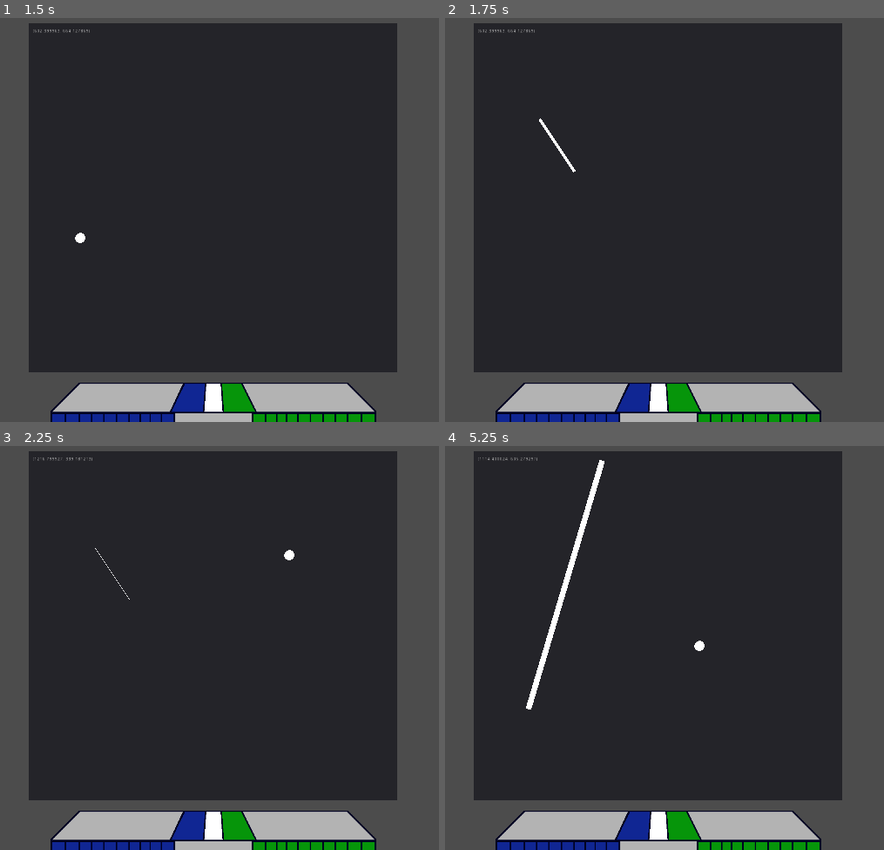
Above: before the commit, frames 1-4 (two rows, left to right).
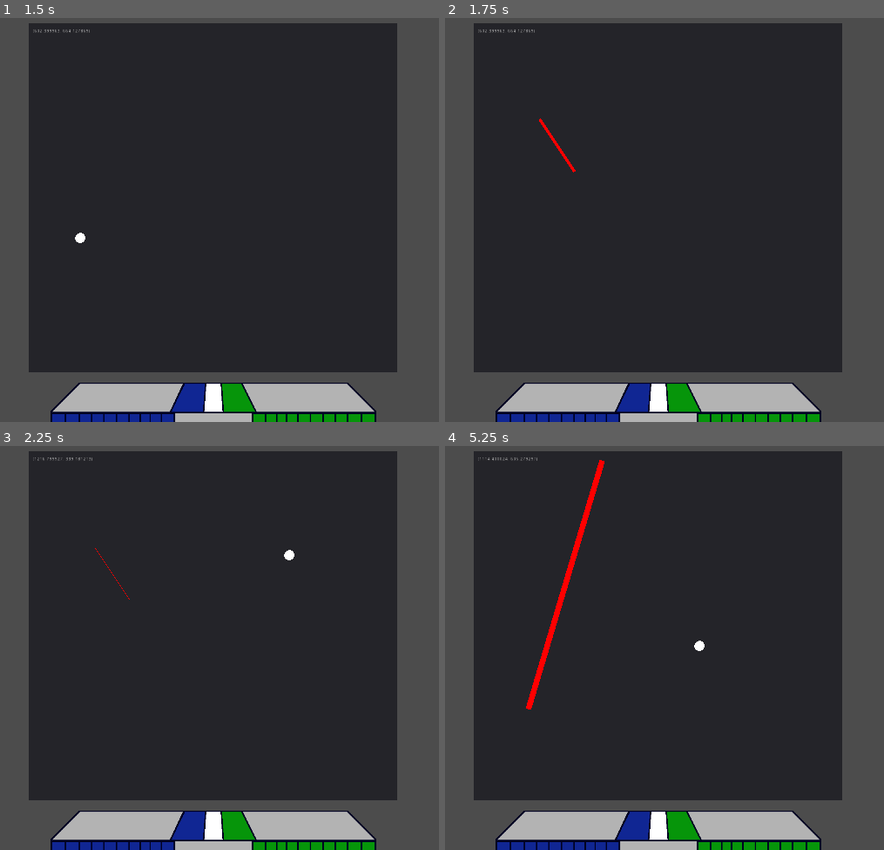
Above: after the commit, the same moments.

Repository: GlassShatter/TSAFencingProject
Game: Godot game, scene res://SceneMain.tscn
Two runs of this game, one before a commit and one after it. Both use one fixed random seed, a clock stepped at 60 frames per second and the inputs below.
Inputs (mouse positions are in pixels of both pictures, inside the frame that each line leads up to):
- Up to frame 1 (1.5 s): tap Enter at 0.5 s; move the mouse to (373, 195) at 0.52 s; click (373, 195) at 0.67 s; tap Space at 1.25 s; move the mouse to (79, 236) at 1.27 s; click (79, 236) at 1.42 s
- Up to frame 2 (1.75 s): no input
- Up to frame 3 (2.25 s): move the mouse to (289, 555) at 2.02 s; click (289, 555) at 2.17 s
- Up to frame 4 (5.25 s): tap Enter at 2.75 s; move the mouse to (629, 728) at 2.77 s; click (629, 728) at 2.92 s; tap Space at 3.5 s; move the mouse to (875, 708) at 3.52 s; click (875, 708) at 3.67 s; move the mouse to (453, 583) at 4.27 s; click (453, 583) at 4.42 s; move the mouse to (699, 643) at 5.02 s; click (699, 643) at 5.17 s

Frame 1 is identical in both runs. In frame 2, 0.1% of the frame differs, in the area x 21-30%, y 24-39%; in frame 3, less than 0.1%; in frame 4, 0.8%, in the area x 18-37%, y 3-66%.

Commit message:
Add files via upload

Diff:
--- /dev/null
+++ b/AttackLine.gd
@@ -0,0 +1,27 @@
+extends Node2D
+class_name AttackLine
+
+# Declare member variables here. Examples:
+var lineWidth = 30
+var lineDuration = 30
+var start = Vector2(0, 500)
+var end = Vector2(1000, 500)
+
+func _init(var start, var end):
+	self.start = start
+	self.end = end
+
+func _ready():
+	pass
+
+func _process(delta):
+	if (lineWidth > 0):
+		lineWidth -= 1
+	else:
+		queue_free()
+	update()
+
+func _draw():
+	draw_line(start, end, Color.gray, lineWidth)
+	draw_circle(start, lineWidth/2.0, Color.gray)
+	draw_circle(end, lineWidth/2.0, Color.gray)
--- /dev/null
+++ b/AttackLine.tscn
@@ -0,0 +1,6 @@
+[gd_scene load_steps=2 format=2]
+
+[ext_resource path="res://AttackLine.gd" type="Script" id=1]
+
+[node name="AttackLine" type="Node2D"]
+script = ExtResource( 1 )
--- a/Control.gd
+++ b/Control.gd
@@ -9,6 +9,7 @@
 var llines = []
 var rlines = []
 var inputs = []
+var enemySwipes = []
 
 func _input(event):
 	if event is InputEventMouseButton:
@@ -62,14 +63,14 @@
 		if llines[line-1][2] <= 0:
 			llines.remove(line-1)
 	if rClickHeld == true:
-		draw_line(startOfSlash, get_local_mouse_position(), Color.red, 30.0)
-		draw_circle(startOfSlash, 15.0,Color.red)
-		draw_circle(get_local_mouse_position(), 15.0,Color.red)
+		draw_line(startOfSlash, get_local_mouse_position(), Color.lightgray, 30.0)
+		draw_circle(startOfSlash, 15.0,Color.lightgray)
+		draw_circle(get_local_mouse_position(), 15.0,Color.lightgray)
 	for line in rlines.size():
 		if rlines[line][2] > 0:
-			draw_line(rlines[line][0],rlines[line][1],Color.red,30.0/(31.0-rlines[line][2]))
-			draw_circle(rlines[line][0],30.0/(31.0-rlines[line][2])/2.0,Color.red)
-			draw_circle(rlines[line][1],30.0/(31.0-rlines[line][2])/2.0,Color.red)
+			draw_line(rlines[line][0],rlines[line][1],Color.lightgray,30.0/(31.0-rlines[line][2]))
+			draw_circle(rlines[line][0],30.0/(31.0-rlines[line][2])/2.0,Color.lightgray)
+			draw_circle(rlines[line][1],30.0/(31.0-rlines[line][2])/2.0,Color.lightgray)
 			rlines[line][2] -= 1
 	for line in range(rlines.size(), 0, -1):
 		if rlines[line-1][2] <= 0:
@@ -78,8 +79,14 @@
 	#Enemy Input Processing
 	if get_node("EnemyControl").delay <= 0:
 		inputs.append(get_node("EnemyControl").enemyInput + [50])
+		var newRect = Rect2(Vector2(0,0),Vector2(10,10))
+		newRect.position = inputs[-1][0]
+		newRect.end = inputs[-1][1]
+
+		#enemySwipes.append(Rect2(inputs[-1][0]),Vector2(10,10))
+		#enemySwipes[-1].end = inputs[-1][1]
 	for line in inputs.size():
-		draw_line(inputs[line][0],inputs[line][1],Color.white,50/(51.0-inputs[line][2]))
+		draw_line(inputs[line][0],inputs[line][1],Color.red,50/(51.0-inputs[line][2]))
 		inputs[line][2] -= 1
 		if inputs[line][2] <= 0:
 			inputs.remove(line)
--- a/project.godot
+++ b/project.godot
@@ -8,9 +8,14 @@
 
 config_version=4
 
-_global_script_classes=[  ]
+_global_script_classes=[ {
+"base": "Node2D",
+"class": "AttackLine",
+"language": "GDScript",
+"path": "res://AttackLine.gd"
+} ]
 _global_script_class_icons={
-
+"AttackLine": ""
 }
 
 [application]
